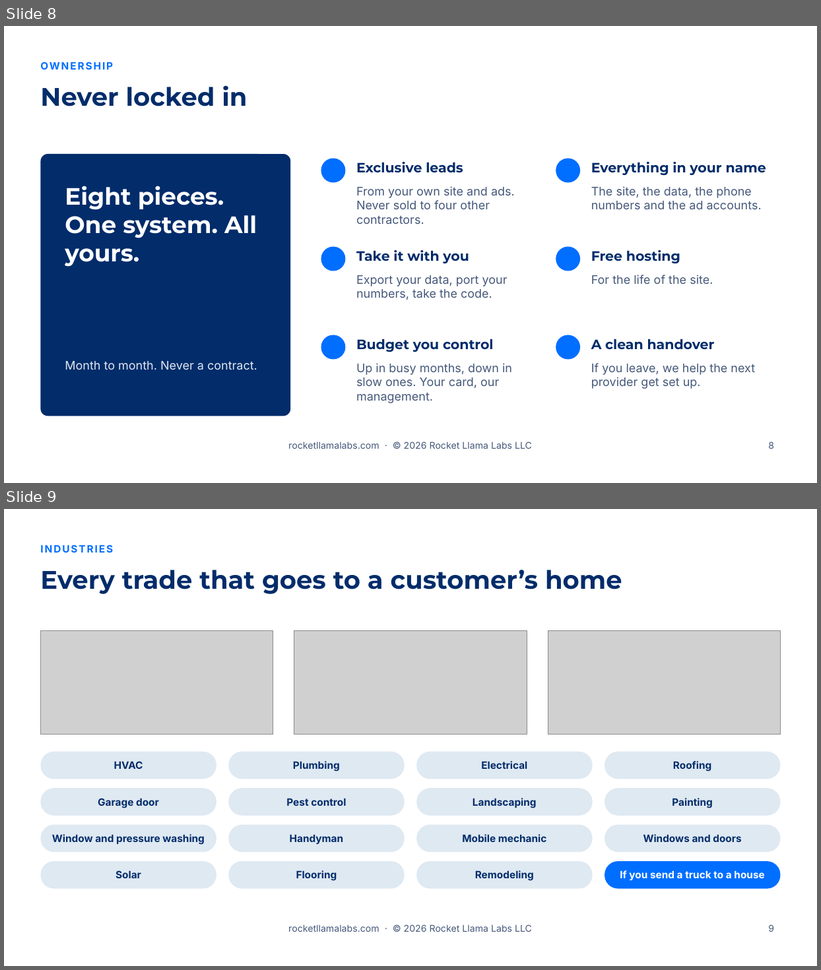
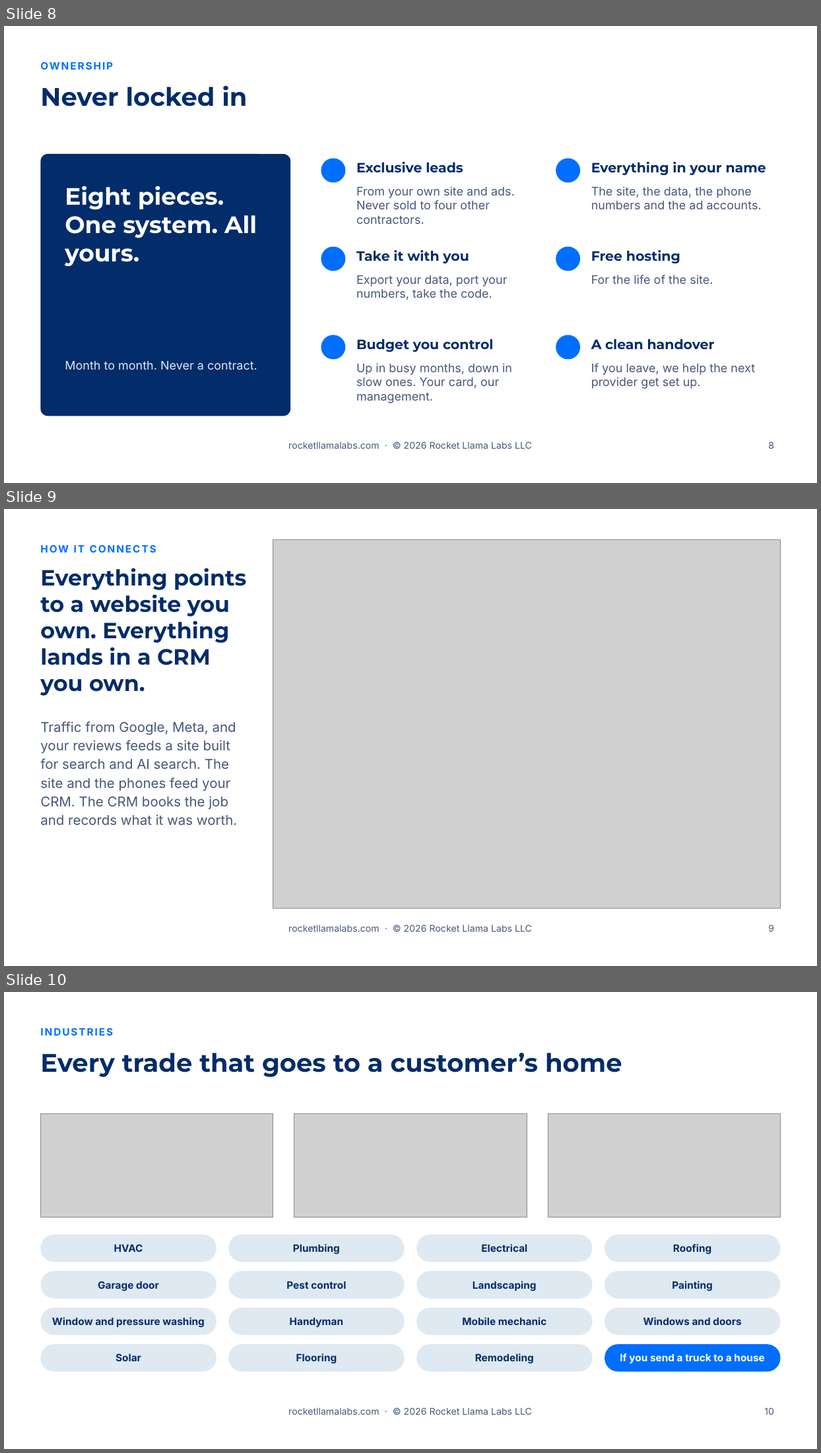
Before and after one commit to RocketLlamaLabs/rocketllama-website, a slide deck: public/slides/v1/rocket-llama-labs-sales-presentation-v1.pptx. Shown one above the other, each under a label of ours: slides 8 and 9 before the commit, slides 8, 9 and 10 after it. The pictures are 821x970 and 821x1453 pixels, drawn with LibreOffice and Linux fonts; fonts in the diff are those of the drawing; grey boxes stand for pictures; background and template pictures are left out. Boxes give left, top, right and bottom in pixels: in the first picture for what was removed or moved away, otherwise in the second. Text is boxed around its words. In the diff, an @@ line names an element or a change of style, - is before the commit and + after.

```diff
--- a/public/slides/v1/rocket-llama-labs-sales-presentation-v1.pptx
+++ b/public/slides/v1/rocket-llama-labs-sales-presentation-v1.pptx
@@ slide 9 added at [4, 509, 817, 966], background #FFFFFF; not listed: 1 template element that a slide beside it also shows @@
@@ text added at [40, 545, 156, 553], 12 pt, text #006EFF, bold @@
+HOW IT CONNECTS
@@ picture added at [273, 539, 781, 908] @@
@@ title added at [40, 568, 246, 696], 26 pt, text #022C6A, bold @@
+Everything points to a website you own. Everything lands in a CRM you own.
@@ text added at [40, 722, 237, 826], 16 pt, text #45587A @@
+Traffic from Google, Meta, and your reviews feeds a site built for search and AI search. The site and the phones feed your CRM. The CRM books the job and records what it was worth.
@@ page number added at [768, 925, 774, 932], 11 pt, text #45587A @@
+9
@@ what was slide 9 is now slide 10 @@
@@ page number at [764, 1408, 774, 1415]: text changed @@
-9
+10
```
Also in this commit, not shown: 1 slide changed, 7 other files.
